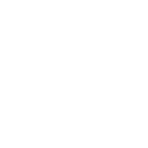
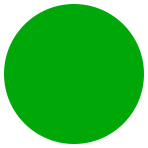
Layer changes from the first w=148, h=148 image to the second:
renamed "light-blue" to "none", showed it, painted on it over [4, 4, 144, 144]
